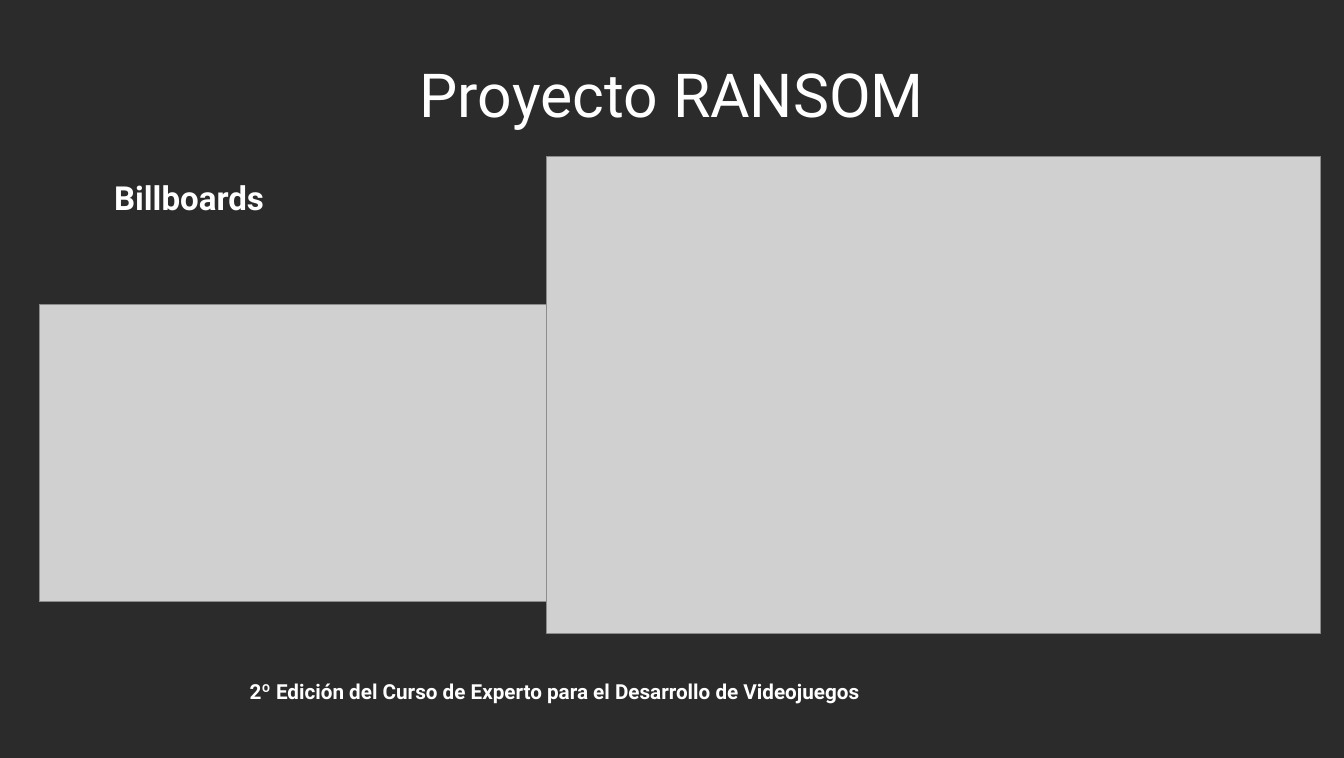
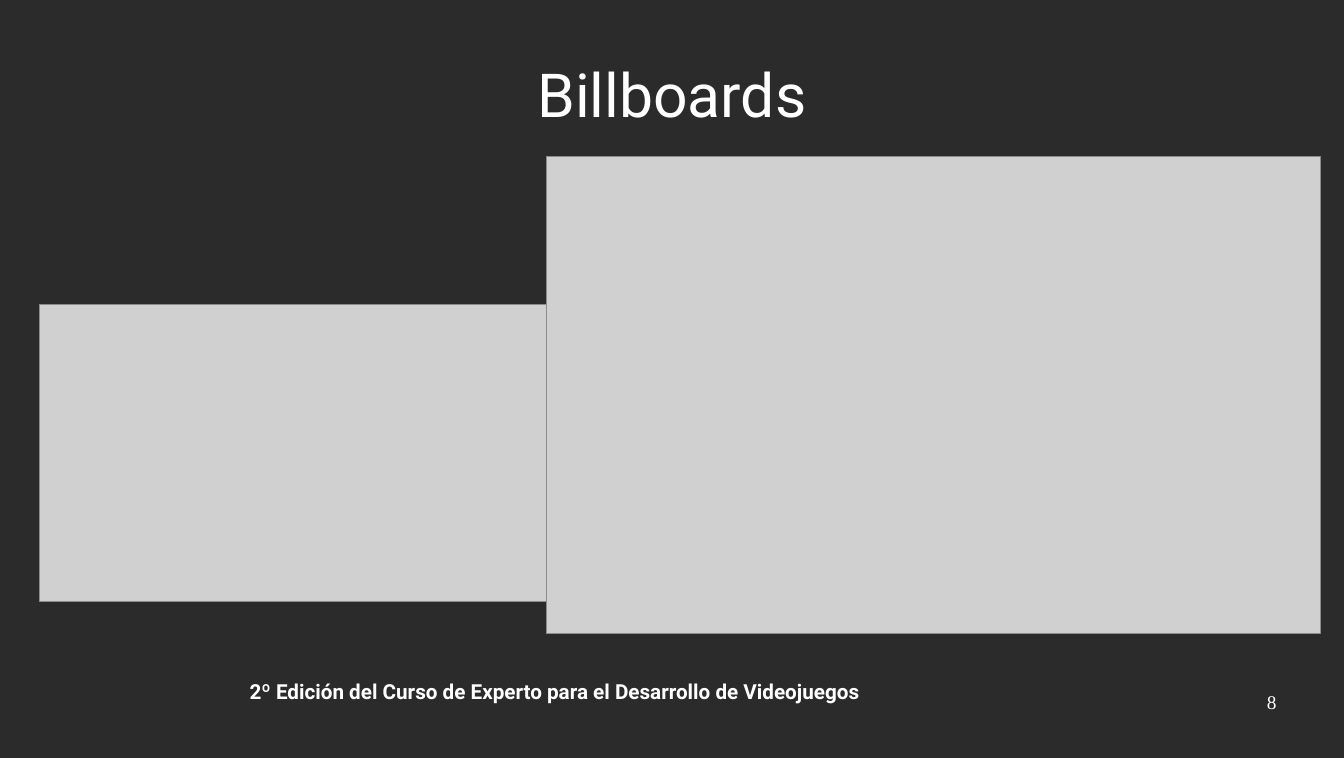
Before and after one commit to bievis/cedv-grupo4, a slide deck: slide 8 of ransom/doc/Presentacion/Presentacion.odp (slide 7 before the commit). Drawn at 1344x758 pixels with LibreOffice and Linux fonts; fonts in the diff are those of the drawing; grey boxes stand for pictures; background and template pictures are left out; a plain dark background stands for a picture behind light text. Boxes give left, top, right and bottom in pixels: in the first picture for what was removed or moved away, otherwise in the second. Text is boxed around its words. In the diff, an @@ line names an element or a change of style, - is before the commit and + after.

```diff
--- a/ransom/doc/Presentacion/Presentacion.odp
+++ b/ransom/doc/Presentacion/Presentacion.odp
@@ title "Billboards": place and size @@
-title "Billboards" at [114,185,264,211]
+title "Billboards" at [537,71,806,118]
@@ title "Billboards" at [537,71,806,118]: size 24 to 44 pt, bold off; alignment left to centre; indent changed; less space between paragraphs; vertical alignment top to middle @@
@@ title removed at [420,73,924,130] @@
-Proyecto RANSOM
@@ page number added at [1267,696,1277,709], 14 pt, text #FFFFFF @@
+8
```
Also in this commit, not shown: 10 other slides changed, 1 slide added, 1 slide removed.
